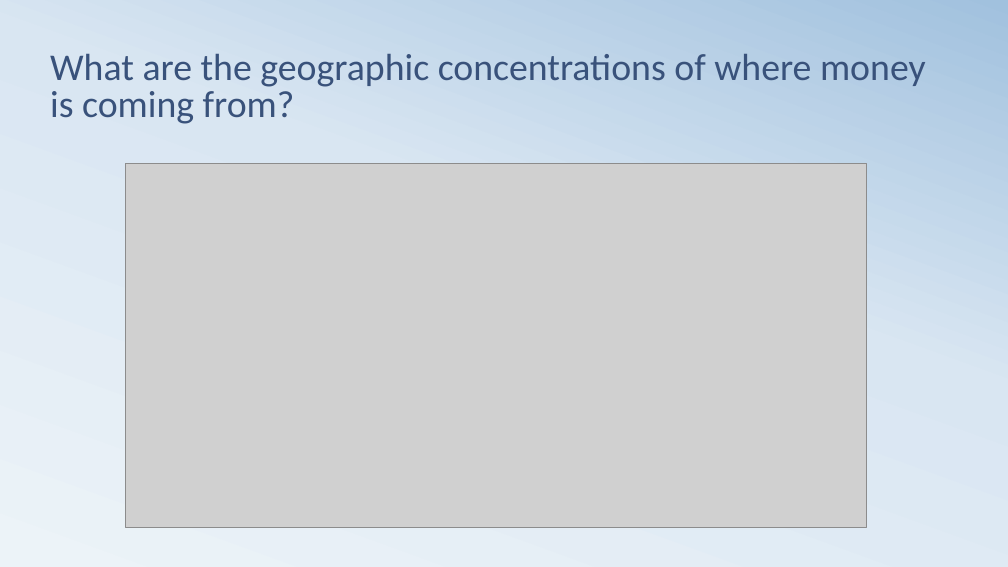
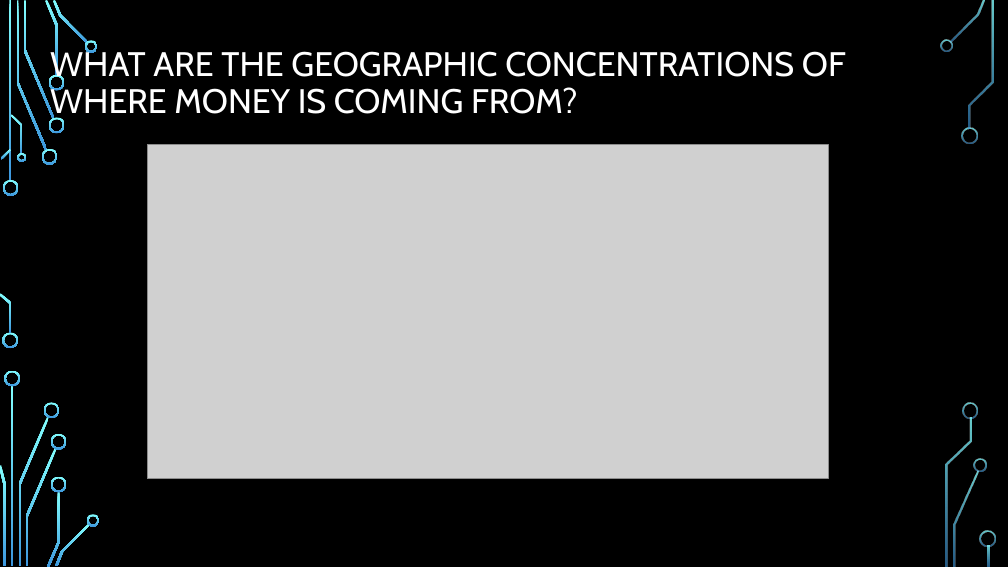
Before and after one commit to kjwunderlich/project-one---sphinx, a slide deck: slide 7 of Team_Sphinx_Presentation_20181011.pptx. Drawn at 1008x567 pixels with LibreOffice and Linux fonts; fonts in the diff are those of the drawing; grey boxes stand for pictures; background and template pictures are left out. Boxes give left, top, right and bottom in pixels: in the first picture for what was removed or moved away, otherwise in the second. Text is boxed around its words. In the diff, an @@ line names an element or a change of style, - is before the commit and + after.

```diff
--- a/Team_Sphinx_Presentation_20181011.pptx
+++ b/Team_Sphinx_Presentation_20181011.pptx
@@ background gradient #ECF3F8 to #D9E6F2 to #A1C1DE to picture (left out) @@
@@ title "WHAT ARE THE GEOGRAPHIC CONCENTRATIONS ..." at box(50, 48, 846, 121): vertical alignment bottom to middle @@
@@ title at box(50, 48, 846, 121): text changed; size 36 to 32.4 pt; font Calibri to Cabin; text colour #39527B to #FFFFFF @@
-What are the geographic concentrations of where money is coming from?
+WHAT ARE THE GEOGRAPHIC CONCENTRATIONS OF WHERE MONEY IS COMING FROM?
@@ picture: place and size @@
-picture at box(126, 164, 866, 527)
+picture at box(147, 145, 829, 479)
@@ group added at box(0, 0, 995, 567): 33 freeform shapes, 3 rectangles @@
```
Also in this commit, not shown: 10 other slides changed, 3 slides added, 3 slides removed.
